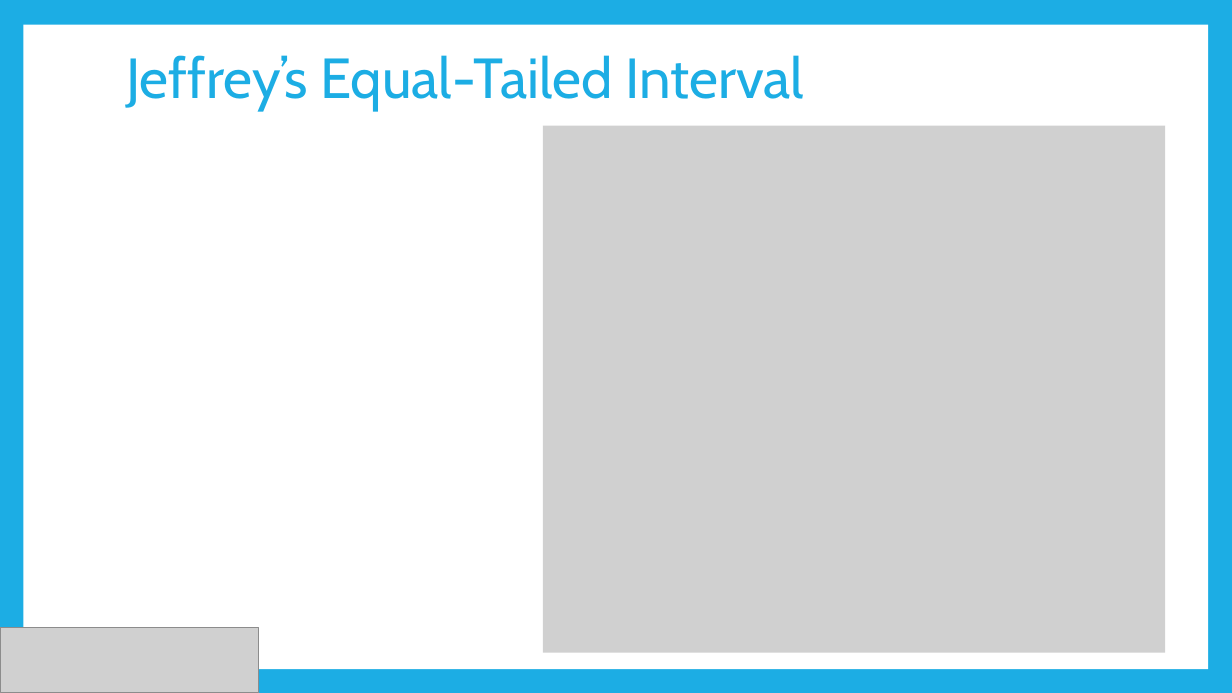
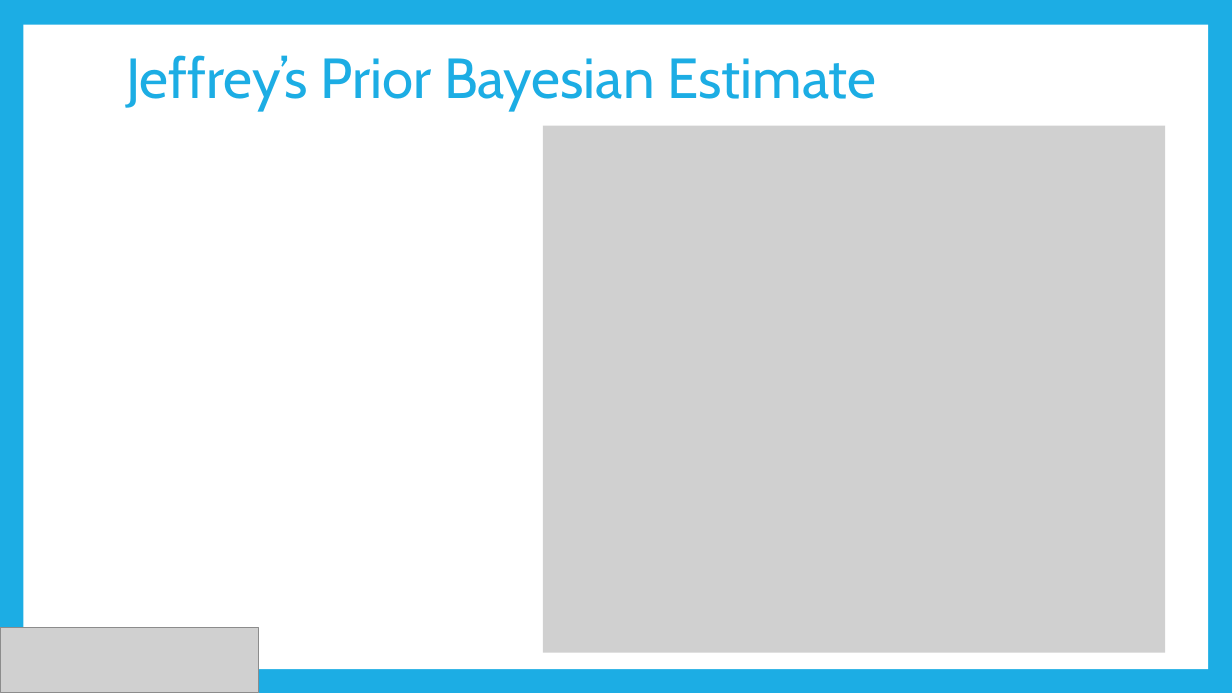
Before and after one commit to dsasson48/estimators_222, a slide deck: slide 5 of 222_presentation.pptx. Drawn at 1232x693 pixels with LibreOffice and Linux fonts; fonts in the diff are those of the drawing; grey boxes stand for pictures. Boxes give left, top, right and bottom in pixels: in the first picture for what was removed or moved away, otherwise in the second. Text is boxed around its words. In the diff, an @@ line names an element or a change of style, - is before the commit and + after.

Commit message:
Updated slides abt Bayesian

```diff
--- a/222_presentation.pptx
+++ b/222_presentation.pptx
@@ text at [126,55,876,111]: text changed @@
-Jeffrey’s Equal-Tailed Interval
+Jeffrey’s Prior Bayesian Estimate
```
Also in this commit, not shown: 3 other slides changed.
